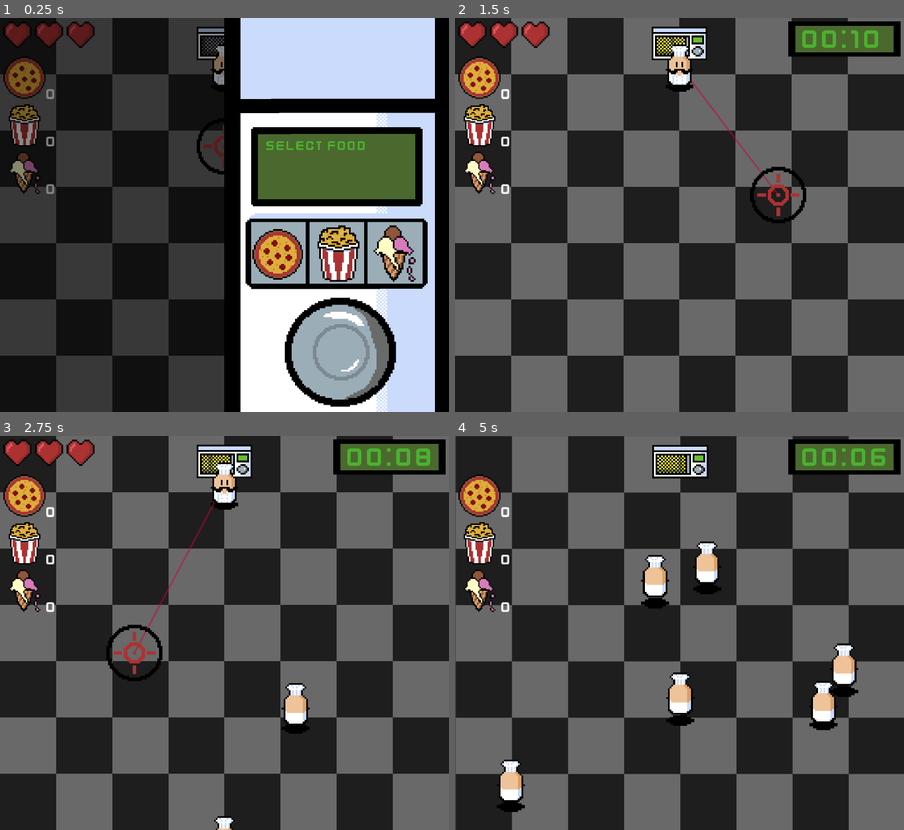
Above: before the commit, frames 1-4 (two rows, left to right).
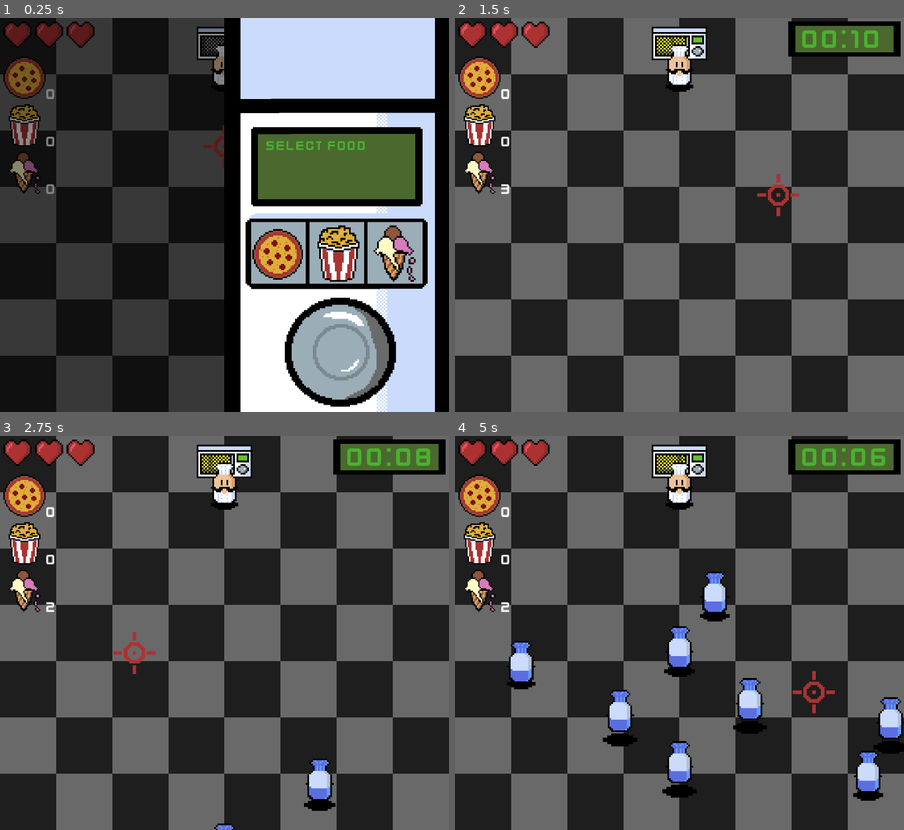
Above: after the commit, the same moments.

Repository: 1nderr/chef-mikes-final-stand
Game: Godot game, scene res://src/core/main.tscn
Two runs of this game, one before a commit and one after it. Both use one fixed random seed, a clock stepped at 60 frames per second and the inputs below.
Inputs (mouse positions are in pixels of both pictures, inside the frame that each line leads up to):
- Up to frame 1 (0.25 s): no input
- Up to frame 2 (1.5 s): click (733, 254) at 0.5 s; tap Enter at 1.25 s; move the mouse to (778, 195) at 1.27 s; hold 1 (disc) from 1.28 s (still down)
- Up to frame 3 (2.75 s): tap 3 (slow) at 1.55, 2.1 s; move the mouse to (134, 652) at 2.02 s; release 1 (disc) at 2.03 s; tap 1 (disc) at 2.3 s
- Up to frame 4 (5 s): move the mouse to (724, 546) at 2.77 s; hold 2 (bomb) 2.78-3.53 s; tap 3 (slow) at 3.05 s; move the mouse to (657, 711) at 3.52 s; tap 1 (disc) at 3.6 s; move the mouse to (814, 692) at 4.27 s; hold 3 (slow) from 4.28 s (still down); tap Space (open) at 4.35 s

The runs differ from the first frame. In frame 1, 0.1% of the frame differs, in the area x 43-50%, y 28-40%; in frame 2, 0.5%; in frame 3, 1.9%; in frame 4, 13%, in the area x 0-100%, y 0-100%.

Commit message:
agony

Diff:
--- a/src/core/game_manager.gd
+++ b/src/core/game_manager.gd
@@ -4,4 +4,4 @@
 var camera: ShakingCamera
 var discs: int = 0
 var bombs: int = 0
-var slows: int = 0
+var slows: int = 3
--- a/src/core/main.tscn
+++ b/src/core/main.tscn
@@ -48,7 +48,7 @@
 [node name="Spawners" type="Node2D" parent="." unique_id=179981587]
 
 [node name="EnemySpawner" parent="Spawners" unique_id=737043293 instance=ExtResource("4_x62ka")]
-position = Vector2(-99, 91)
+position = Vector2(-156, 91)
 
 [node name="EnemySpawner3" parent="Spawners" unique_id=1104723305 instance=ExtResource("4_x62ka")]
 position = Vector2(154, 90)
--- a/src/core/signal_bus.gd
+++ b/src/core/signal_bus.gd
@@ -8,3 +8,4 @@
 signal microwave_mouse_exited
 signal health_updated(health: int)
 signal healed
+signal slow_done
--- a/src/effects/heart_particle.tscn
+++ b/src/effects/heart_particle.tscn
@@ -19,7 +19,7 @@
 
 [sub_resource type="Animation" id="Animation_2nn5n"]
 resource_name = "float"
-length = 0.39999999999999997
+length = 0.4
 tracks/0/type = "value"
 tracks/0/imported = false
 tracks/0/enabled = true
@@ -55,6 +55,7 @@
 
 [node name="Node2D" type="Sprite2D" unique_id=1747186800]
 z_index = 5
+scale = Vector2(0.5, 0.5)
 texture = ExtResource("1_8vo2o")
 
 [node name="AnimationPlayer" type="AnimationPlayer" parent="." unique_id=404090484]
--- a/src/entities/enemy/enemy.gd
+++ b/src/entities/enemy/enemy.gd
@@ -2,12 +2,16 @@
 extends CharacterBody2D
 
 @export var speed = 50.0
+
+@onready var sprite: AnimatedSprite2D = $AnimatedSprite2D
 @onready var hitbox: Hitbox = $Hitbox
 @onready var hurtbox: Hurtbox = $Hurtbox
 @onready var health_component: HealthComponent = $HealthComponent
 @onready var slow_timer: Timer = $SlowTimer
 
 var _time_scale = 1.0
+var color = "white"
+var hp = 1
 
 
 func _ready() -> void:
@@ -16,6 +20,9 @@
 	health_component.died.connect(_on_died)
 	slow_timer.timeout.connect(_on_slow_timer_timeout)
 	SignalBus.slow_applied.connect(_on_slow_applied)
+	sprite.play(color)
+	health_component.max_hp = hp
+	health_component.heal(hp)
 
 
 func _physics_process(_delta: float) -> void:
@@ -44,16 +51,19 @@
 func _on_slow_timer_timeout() -> void:
 	_time_scale = 1.0
 	slow_timer.wait_time = 5
+	sprite.play(color)
 
 
 func _on_slow_applied(time_scale: float) -> void:
 	_time_scale = time_scale
+	sprite.play("slow")
 	slow_timer.start()
 
 
 func apply_slow(time_scale: float, wait_time: float) -> void:
 	if time_scale == 1:
 		return
+	sprite.play("slow")
 	_time_scale = time_scale
 	slow_timer.wait_time = wait_time
 	slow_timer.start()
--- a/src/entities/enemy/enemy.tscn
+++ b/src/entities/enemy/enemy.tscn
@@ -9,6 +9,18 @@
 
 [sub_resource type="RectangleShape2D" id="RectangleShape2D_sn2t0"]
 
+[sub_resource type="AtlasTexture" id="AtlasTexture_gdlib"]
+atlas = ExtResource("2_yu70o")
+region = Rect2(32, 0, 16, 24)
+
+[sub_resource type="AtlasTexture" id="AtlasTexture_0wpy6"]
+atlas = ExtResource("2_yu70o")
+region = Rect2(48, 0, 16, 24)
+
+[sub_resource type="AtlasTexture" id="AtlasTexture_j4a4q"]
+atlas = ExtResource("2_yu70o")
+region = Rect2(64, 0, 16, 24)
+
 [sub_resource type="AtlasTexture" id="AtlasTexture_y6j3k"]
 atlas = ExtResource("2_yu70o")
 region = Rect2(16, 0, 16, 24)
@@ -17,10 +29,34 @@
 animations = [{
 "frames": [{
 "duration": 1.0,
+"texture": SubResource("AtlasTexture_gdlib")
+}],
+"loop": 0,
+"name": &"purple",
+"speed": 5.0
+}, {
+"frames": [{
+"duration": 1.0,
+"texture": SubResource("AtlasTexture_0wpy6")
+}],
+"loop": 0,
+"name": &"red",
+"speed": 5.0
+}, {
+"frames": [{
+"duration": 1.0,
+"texture": SubResource("AtlasTexture_j4a4q")
+}],
+"loop": 0,
+"name": &"slow",
+"speed": 5.0
+}, {
+"frames": [{
+"duration": 1.0,
 "texture": SubResource("AtlasTexture_y6j3k")
 }],
 "loop": 0,
-"name": &"default",
+"name": &"white",
 "speed": 5.0
 }]
 
@@ -59,7 +95,7 @@
 
 [sub_resource type="Animation" id="Animation_y6j3k"]
 resource_name = "run"
-length = 0.39999999999999997
+length = 0.4
 loop_mode = 1
 tracks/0/type = "value"
 tracks/0/imported = false
@@ -75,7 +111,7 @@
 }
 tracks/1/type = "value"
 tracks/1/imported = false
-tracks/1/enabled = false
+tracks/1/enabled = true
 tracks/1/path = NodePath("Shadow:scale")
 tracks/1/interp = 1
 tracks/1/loop_wrap = true
@@ -83,7 +119,7 @@
 "times": PackedFloat32Array(0, 0.2, 0.4),
 "transitions": PackedFloat32Array(1, 1, 1),
 "update": 0,
-"values": [Vector2(1, 1), Vector2(0.5, 0.5), Vector2(1, 1)]
+"values": [Vector2(1, 1), Vector2(1.25, 1.25), Vector2(1, 1)]
 }
 
 [sub_resource type="AnimationLibrary" id="AnimationLibrary_gdlib"]
@@ -107,7 +143,8 @@
 
 [node name="AnimatedSprite2D" type="AnimatedSprite2D" parent="." unique_id=263323871]
 sprite_frames = SubResource("SpriteFrames_sn2t0")
-autoplay = "default"
+animation = &"slow"
+autoplay = "white"
 
 [node name="Hitbox" type="Area2D" parent="." unique_id=336453152]
 collision_layer = 0
--- a/src/entities/enemy/enemy_spawner.gd
+++ b/src/entities/enemy/enemy_spawner.gd
@@ -19,6 +19,8 @@
 	spawn_timer.timeout.connect(_on_spawn_timer_timeout)
 	spawn_timer.start()
 
+	slow_timer.timeout.connect(_on_slow_timer_timeout)
+
 
 func _on_spawn_timer_timeout() -> void:
 	spawn_timer.wait_time = randf_range(min_spawn_time, max_spawn_time)
@@ -27,6 +29,15 @@
 	var enemy = enemy_scene.instantiate() as Enemy
 
 	enemy.global_position = global_position
+
+	var i := randi_range(1, 10)
+	if i == 1:
+		enemy.color = "red"
+		enemy.hp = 3
+	elif i == 2 or i == 3:
+		enemy.color = "purple"
+		enemy.hp = 2
+
 	owner.add_child(enemy)
 	if slow_timer.is_stopped():
 		return
@@ -40,6 +51,7 @@
 func _on_slow_timer_timeout() -> void:
 	if spawn_timer.is_stopped():
 		spawn_timer.start()
+	SignalBus.slow_done.emit()
 	_time_scale = 1.0
 
 
--- a/src/entities/player/player.gd
+++ b/src/entities/player/player.gd
@@ -3,14 +3,17 @@
 
 @export var bullet_scene: PackedScene
 @export var bomb_scene: PackedScene
+@export var disc_scene: PackedScene
 @export var heart_scene: PackedScene
 
 @onready var cooldown_timer: Timer = $CooldownTimer
 @onready var hurtbox: Hurtbox = $Hurtbox
 @onready var health_component: HealthComponent = $HealthComponent
 @onready var bomb_aim: BombAim = $BombAim
+@onready var animation_player: AnimationPlayer = $AnimationPlayer
 
 var _can_shoot = true
+var _can_slow = true
 
 
 func _ready() -> void:
@@ -19,6 +22,8 @@
 	cooldown_timer.timeout.connect(_on_cooldown_timer_timeout)
 	SignalBus.microwave_done.connect(_on_microwave_done)
 	SignalBus.healed.connect(_on_healed)
+	SignalBus.slow_done.connect(_on_slow_done)
+	SignalBus.microwave_start.connect(_on_microwave_start)
 	GameManager.player = self
 
 
@@ -30,8 +35,12 @@
 func _unhandled_input(event: InputEvent) -> void:
 	if GameManager.bombs > 0 and event.is_action_pressed("bomb"):
 		throw_bomb()
-	elif GameManager.slows > 0 and event.is_action_pressed("slow"):
+	elif GameManager.discs > 0 and event.is_action_pressed("disc"):
+		throw_disc()
+	elif GameManager.slows > 0 and _can_slow and event.is_action_pressed("slow"):
 		SignalBus.slow_applied.emit(0.5)
+		GameManager.slows = max(GameManager.slows - 1, 0)
+		_can_slow = false
 
 
 func shoot() -> void:
@@ -51,6 +60,18 @@
 	GameManager.bombs = max(GameManager.bombs - 1, 0)
 
 
+func throw_disc() -> void:
+	var disc = disc_scene.instantiate() as Disc
+	disc.global_position = global_position
+	disc.target_position = get_global_mouse_position()
+	get_tree().current_scene.add_child(disc)
+	GameManager.discs = max(GameManager.discs - 1, 0)
+
+
+func _on_slow_done() -> void:
+	_can_slow = true
+
+
 func _on_cooldown_timer_timeout() -> void:
 	_can_shoot = true
 
@@ -63,8 +84,13 @@
 
 func _on_healed() -> void:
 	_spawn_heart()
+	animation_player.play("flash")
 	health_component.heal(1)
 	SignalBus.health_updated.emit(health_component.get_hp())
+
+
+func _on_microwave_start(_item: Microwave.Item, _wait_time: float) -> void:
+	animation_player.play("RESET")
 
 
 func _on_died() -> void:
@@ -75,6 +101,7 @@
 func _spawn_heart() -> void:
 	var heart := heart_scene.instantiate() as Node2D
 	heart.global_position = global_position
+	heart.global_position.x -= 16
 	owner.add_child(heart)
 
 
--- a/src/entities/player/player.tscn
+++ b/src/entities/player/player.tscn
@@ -6,8 +6,10 @@
 [ext_resource type="PackedScene" uid="uid://d2dl27hml1ywm" path="res://src/entities/weapons/bomb.tscn" id="3_oih67"]
 [ext_resource type="PackedScene" uid="uid://twbhf8x0f3g8" path="res://src/effects/heart_particle.tscn" id="4_4f0qm"]
 [ext_resource type="Texture2D" uid="uid://m1s67wr0a15k" path="res://assets/shadow.png" id="4_eb65w"]
+[ext_resource type="PackedScene" uid="uid://bod7knjmw4y2l" path="res://src/entities/weapons/disc.tscn" id="4_kc3pt"]
 [ext_resource type="Texture2D" uid="uid://tvswelausylq" path="res://assets/chef.png" id="4_oih67"]
 [ext_resource type="Script" uid="uid://k8yocm51qn8r" path="res://src/components/hurtbox_component.gd" id="5_0mfjg"]
+[ext_resource type="Texture2D" uid="uid://cisdqq0hous3m" path="res://assets/flash.png" id="6_3c4mh"]
 [ext_resource type="Script" uid="uid://cdml4ejpp07ir" path="res://src/components/health_component.gd" id="6_oih67"]
 [ext_resource type="PackedScene" uid="uid://40rnevpko15f" path="res://src/entities/weapons/bomb_aim.tscn" id="7_n7e5a"]
 [ext_resource type="Script" uid="uid://ci0ye7vciwb0m" path="res://src/entities/weapons/bomb_aim.gd" id="8_kc3pt"]
@@ -30,12 +32,103 @@
 [sub_resource type="RectangleShape2D" id="RectangleShape2D_sn2t0"]
 size = Vector2(10, 12)
 
+[sub_resource type="Animation" id="Animation_p2qdy"]
+length = 0.001
+tracks/0/type = "value"
+tracks/0/imported = false
+tracks/0/enabled = true
+tracks/0/path = NodePath("Flash:visible")
+tracks/0/interp = 1
+tracks/0/loop_wrap = true
+tracks/0/keys = {
+"times": PackedFloat32Array(0),
+"transitions": PackedFloat32Array(1),
+"update": 1,
+"values": [false]
+}
+tracks/1/type = "value"
+tracks/1/imported = false
+tracks/1/enabled = true
+tracks/1/path = NodePath("AnimatedSprite2D:offset")
+tracks/1/interp = 1
+tracks/1/loop_wrap = true
+tracks/1/keys = {
+"times": PackedFloat32Array(0),
+"transitions": PackedFloat32Array(1),
+"update": 0,
+"values": [Vector2(0, 0)]
+}
+tracks/2/type = "value"
+tracks/2/imported = false
+tracks/2/enabled = true
+tracks/2/path = NodePath("Shadow:scale")
+tracks/2/interp = 1
+tracks/2/loop_wrap = true
+tracks/2/keys = {
+"times": PackedFloat32Array(0),
+"transitions": PackedFloat32Array(1),
+"update": 0,
+"values": [Vector2(1, 1)]
+}
+
+[sub_resource type="Animation" id="Animation_lqdhu"]
+resource_name = "swag"
+length = 0.033333335
+tracks/0/type = "value"
+tracks/0/imported = false
+tracks/0/enabled = true
+tracks/0/path = NodePath("Flash:visible")
+tracks/0/interp = 1
+tracks/0/loop_wrap = true
+tracks/0/keys = {
+"times": PackedFloat32Array(0, 0.03333333),
+"transitions": PackedFloat32Array(1, 1),
+"update": 1,
+"values": [false, true]
+}
+tracks/1/type = "value"
+tracks/1/imported = false
+tracks/1/enabled = true
+tracks/1/path = NodePath("AnimatedSprite2D:offset")
+tracks/1/interp = 1
+tracks/1/loop_wrap = true
+tracks/1/keys = {
+"times": PackedFloat32Array(0, 0.03333333),
+"transitions": PackedFloat32Array(1, 1),
+"update": 1,
+"values": [Vector2(0, 0), Vector2(0, -10)]
+}
+tracks/2/type = "value"
+tracks/2/imported = false
+tracks/2/enabled = true
+tracks/2/path = NodePath("Shadow:scale")
+tracks/2/interp = 1
+tracks/2/loop_wrap = true
+tracks/2/keys = {
+"times": PackedFloat32Array(0, 0.03333333),
+"transitions": PackedFloat32Array(1, 1),
+"update": 1,
+"values": [Vector2(1, 1), Vector2(1.25, 1.25)]
+}
+
+[sub_resource type="AnimationLibrary" id="AnimationLibrary_t8d2k"]
+_data = {
+&"RESET": SubResource("Animation_p2qdy"),
+&"flash": SubResource("Animation_lqdhu")
+}
+
 [node name="Player" type="Node2D" unique_id=1572185499 groups=["player"]]
 z_index = 2
 script = ExtResource("1_muk8e")
 bullet_scene = ExtResource("2_wrxq6")
 bomb_scene = ExtResource("3_oih67")
+disc_scene = ExtResource("4_kc3pt")
 heart_scene = ExtResource("4_4f0qm")
+
+[node name="Flash" type="Sprite2D" parent="." unique_id=456677604]
+visible = false
+position = Vector2(0, -9)
+texture = ExtResource("6_3c4mh")
 
 [node name="Shadow" type="Sprite2D" parent="." unique_id=1810420793]
 modulate = Color(0, 0, 0, 1)
@@ -44,6 +137,7 @@
 texture = ExtResource("4_eb65w")
 
 [node name="AimLine" parent="." unique_id=381144997 instance=ExtResource("1_vt6n5")]
+visible = false
 
 [node name="BombAim" parent="." unique_id=1436436697 instance=ExtResource("7_n7e5a")]
 position = Vector2(0, 46)
@@ -64,9 +158,12 @@
 debug_color = Color(0.114793606, 0.6490636, 0, 0.41960785)
 
 [node name="CooldownTimer" type="Timer" parent="." unique_id=443058346]
-wait_time = 0.25
+wait_time = 0.1
 one_shot = true
 
 [node name="HealthComponent" type="Node" parent="." unique_id=1277235068]
 script = ExtResource("6_oih67")
 max_hp = 3
+
+[node name="AnimationPlayer" type="AnimationPlayer" parent="." unique_id=1732927990]
+libraries/ = SubResource("AnimationLibrary_t8d2k")
--- a/src/entities/weapons/bomb.tscn
+++ b/src/entities/weapons/bomb.tscn
@@ -87,6 +87,7 @@
 collision_layer = 0
 collision_mask = 4
 script = ExtResource("1_4tjk5")
+damage = 10
 metadata/_custom_type_script = "uid://cpcfjc7p1nry1"
 
 [node name="CollisionShape2D" type="CollisionShape2D" parent="Hitbox" unique_id=1233137163]
--- a/src/entities/weapons/bullet.tscn
+++ b/src/entities/weapons/bullet.tscn
@@ -12,6 +12,7 @@
 
 [node name="Bullet" type="AnimatableBody2D" unique_id=1575048941]
 z_index = 1
+scale = Vector2(1.5, 1.5)
 script = ExtResource("1_wu4d6")
 speed = 250.0
 
--- /dev/null
+++ b/src/entities/weapons/disc.gd
@@ -0,0 +1,28 @@
+class_name Disc
+extends AnimatableBody2D
+
+@export var speed: float = 100
+
+@onready var visible_notifiers: Node2D = $VisibleNotifiers
+
+var target_position: Vector2
+var _direction: Vector2
+var _exit_count: int
+
+
+func _ready() -> void:
+	_direction = (target_position - global_position).normalized()
+
+	for child in visible_notifiers.get_children():
+		var visible_notifier = child as VisibleOnScreenNotifier2D
+		visible_notifier.screen_exited.connect(_on_screen_exited)
+
+
+func _physics_process(delta: float) -> void:
+	global_position += _direction * speed * delta
+
+
+func _on_screen_exited() -> void:
+	_exit_count += 1
+	if _exit_count >= 3:
+		queue_free()
--- /dev/null
+++ b/src/entities/weapons/disc.tscn
@@ -0,0 +1,91 @@
+[gd_scene format=3 uid="uid://bod7knjmw4y2l"]
+
+[ext_resource type="Script" uid="uid://bchsnmb7oyn7g" path="res://src/entities/weapons/disc.gd" id="1_dj7jj"]
+[ext_resource type="Script" uid="uid://cpcfjc7p1nry1" path="res://src/components/hitbox_component.gd" id="1_slwqu"]
+[ext_resource type="Texture2D" uid="uid://d3c1qfmwyriga" path="res://assets/pizza.png" id="2_dj7jj"]
+
+[sub_resource type="CircleShape2D" id="CircleShape2D_sn2t0"]
+radius = 16.03122
+
+[sub_resource type="Animation" id="Animation_mxvwu"]
+length = 0.001
+tracks/0/type = "value"
+tracks/0/imported = false
+tracks/0/enabled = true
+tracks/0/path = NodePath("Sprite2D:rotation")
+tracks/0/interp = 1
+tracks/0/loop_wrap = true
+tracks/0/keys = {
+"times": PackedFloat32Array(0),
+"transitions": PackedFloat32Array(1),
+"update": 0,
+"values": [0.0]
+}
+
+[sub_resource type="Animation" id="Animation_iyjmh"]
+resource_name = "spin"
+length = 0.5
+loop_mode = 1
+tracks/0/type = "value"
+tracks/0/imported = false
+tracks/0/enabled = true
+tracks/0/path = NodePath("Sprite2D:rotation")
+tracks/0/interp = 1
+tracks/0/loop_wrap = true
+tracks/0/keys = {
+"times": PackedFloat32Array(0, 0.5),
+"transitions": PackedFloat32Array(1, 1),
+"update": 0,
+"values": [0.0, 6.283185307179586]
+}
+
+[sub_resource type="AnimationLibrary" id="AnimationLibrary_tngel"]
+_data = {
+&"RESET": SubResource("Animation_mxvwu"),
+&"spin": SubResource("Animation_iyjmh")
+}
+
+[sub_resource type="CircleShape2D" id="CircleShape2D_215gw"]
+
+[node name="Disc" type="AnimatableBody2D" unique_id=1955537208]
+scale = Vector2(0.75, 0.75)
+script = ExtResource("1_dj7jj")
+speed = 350.0
+
+[node name="Hitbox" type="Area2D" parent="." unique_id=1871799435]
+collision_layer = 0
+collision_mask = 4
+script = ExtResource("1_slwqu")
+damage = 10
+metadata/_custom_type_script = "uid://cpcfjc7p1nry1"
+
+[node name="CollisionShape2D" type="CollisionShape2D" parent="Hitbox" unique_id=728632131]
+shape = SubResource("CircleShape2D_sn2t0")
+debug_color = Color(0.998787, 0, 0.14486155, 0.41960785)
+
+[node name="Sprite2D" type="Sprite2D" parent="." unique_id=487753771]
+texture = ExtResource("2_dj7jj")
+
+[node name="AnimationPlayer" type="AnimationPlayer" parent="." unique_id=1832952357]
+libraries/ = SubResource("AnimationLibrary_tngel")
+autoplay = &"spin"
+speed_scale = 2.0
+
+[node name="VisibleNotifiers" type="Node2D" parent="." unique_id=1761345641]
+position = Vector2(-17, -5)
+
+[node name="VisibleOnScreenNotifier2D" type="VisibleOnScreenNotifier2D" parent="VisibleNotifiers" unique_id=521469718]
+position = Vector2(32, -17)
+rect = Rect2(0, 4, 2, 1)
+
+[node name="VisibleOnScreenNotifier2D2" type="VisibleOnScreenNotifier2D" parent="VisibleNotifiers" unique_id=1214509552]
+position = Vector2(2, -21)
+rect = Rect2(-2, 8, 1, 1)
+
+[node name="VisibleOnScreenNotifier2D3" type="VisibleOnScreenNotifier2D" parent="VisibleNotifiers" unique_id=1343961475]
+position = Vector2(8, -19)
+rect = Rect2(8, 6, 1, 1)
+
+[node name="CollisionShape2D" type="CollisionShape2D" parent="." unique_id=426435456]
+shape = SubResource("CircleShape2D_215gw")
+disabled = true
--- a/src/ui/microwave_panel/microwave_button.gd
+++ b/src/ui/microwave_panel/microwave_button.gd
@@ -15,6 +15,7 @@
 	SignalBus.microwave_start.emit(item, wait_time)
 	owner.visible = false
 	get_tree().paused = false
+	Input.set_mouse_mode(Input.MOUSE_MODE_HIDDEN)
 
 
 func _on_mouse_entered() -> void:
--- a/src/ui/microwave_panel/microwave_panel.gd
+++ b/src/ui/microwave_panel/microwave_panel.gd
@@ -16,6 +16,7 @@
 
 
 func _on_microwave_done(_item: Microwave.Item) -> void:
+	Input.set_mouse_mode(Input.MOUSE_MODE_VISIBLE)
 	get_tree().set_deferred("paused", true)
 	set_deferred("visible", true)
 	label.text = "Select Food"
Binary file changed: assets/bomb_reticle.png
Binary file changed: assets/chef.png
Binary file added: assets/flash.png
Not shown, added: assets/flash.png.import
Binary file added: assets/hand.png
Not shown, added: assets/hand.png.import
Not shown, added: src/entities/weapons/disc.gd.uid
